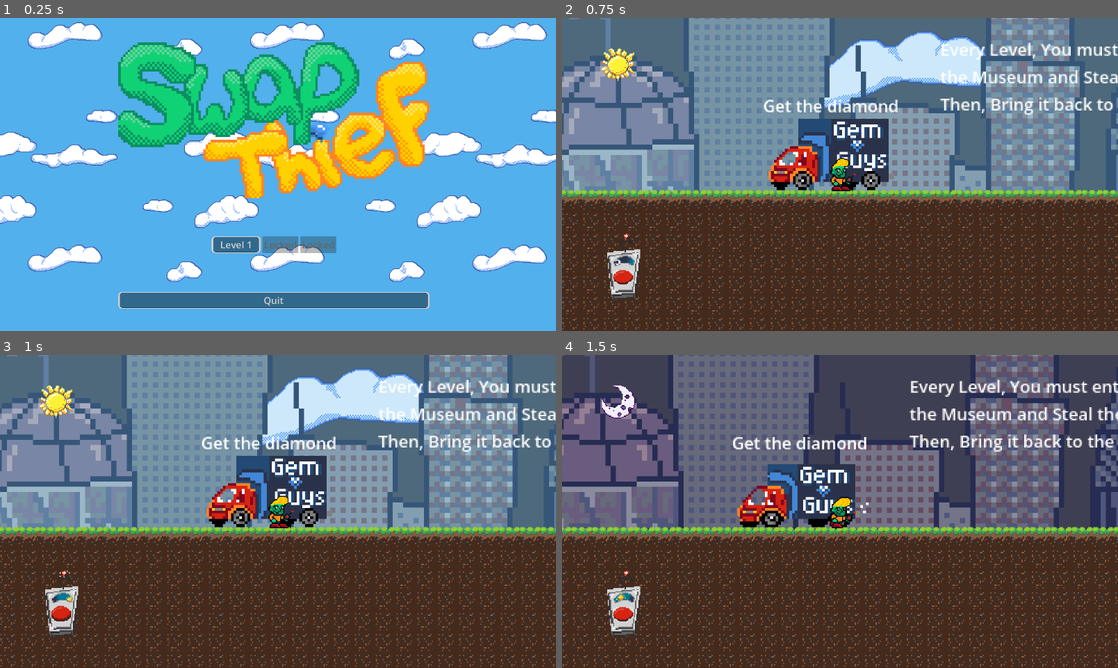
Above: before the commit, frames 1-4 (two rows, left to right).
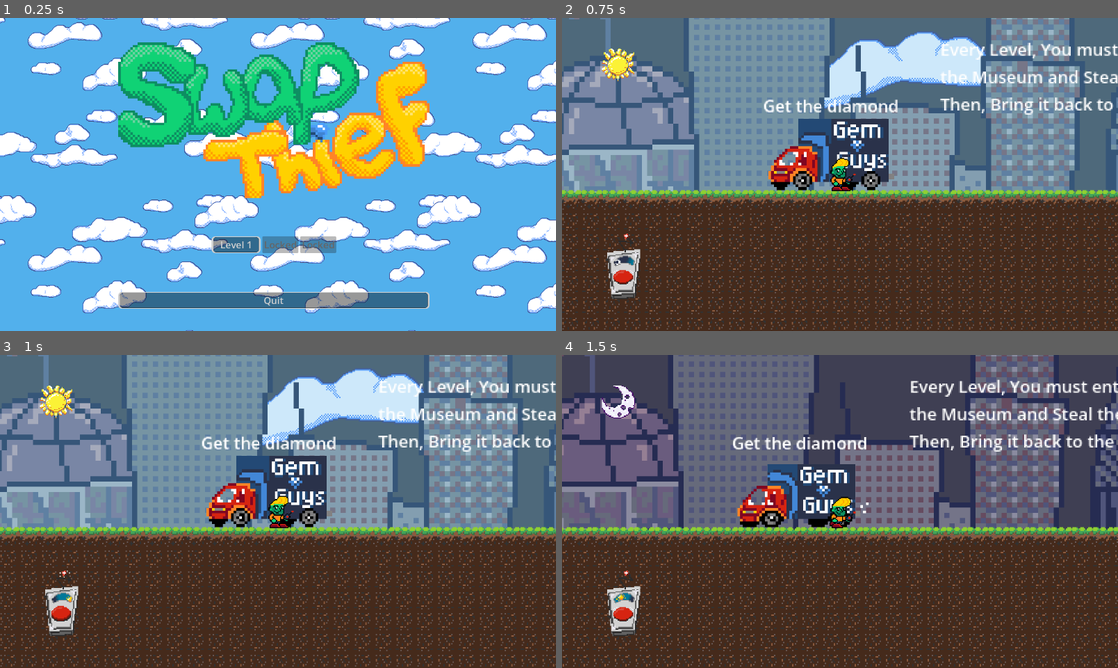
Above: after the commit, the same moments.

Repository: noble-squared/Colorado-Game-Jam
Game: Godot game, scene res://Scenes/main_menu.tscn
The game is run twice, just before and just after one commit, with the same random seed, the same clock (stepped at 60 frames per second) and the same inputs.
Inputs:
- Up to frame 1 (0.25 s): no input
- Up to frame 2 (0.75 s): click "Level 1" at 0.5 s
- Up to frame 3 (1 s): no input
- Up to frame 4 (1.5 s): hold D (Right) from 1.28 s (still down); tap Space (SwapTime) at 1.35 s

The runs differ from the first frame. In frame 1, 8.8% of the frame differs, in the area x 0-100%, y 0-100%; in frame 2, nothing differs; in frame 3, nothing differs; in frame 4, nothing differs.

Commit message:
Fixed bug where you could swap time in the menu

Diff:
--- a/Scenes/main_menu.tscn
+++ b/Scenes/main_menu.tscn
@@ -4,7 +4,6 @@
 [ext_resource type="Theme" uid="uid://c0s2fsegqevro" path="res://assets/themes/game_over_theme.tres" id="1_opfnp"]
 [ext_resource type="PackedScene" uid="uid://dadso51vpxcwh" path="res://Scenes/buttons/level_select_button.tscn" id="2_1ehe0"]
 [ext_resource type="Texture2D" uid="uid://blxmxd040i82o" path="res://assets/art/Title-frame0.png" id="2_ce3w2"]
-[ext_resource type="PackedScene" uid="uid://dv07s1xjqy0p7" path="res://Scenes/CloudBackdrop.tscn" id="2_n45e2"]
 [ext_resource type="PackedScene" uid="uid://c2qh6v3t7l755" path="res://Scenes/buttons/quit_button.tscn" id="3_ce3w2"]
 [ext_resource type="PackedScene" uid="uid://cp0id6bncmy0u" path="res://Scenes/CloudBackdrop.tscn" id="5_n45e2"]
 
@@ -29,7 +28,7 @@
 grow_vertical = 2
 color = Color(0.32156864, 0.6901961, 0.9254902, 1)
 
-[node name="CloudBackdrop" parent="." unique_id=47429626 instance=ExtResource("2_n45e2")]
+[node name="CloudBackdrop" parent="." unique_id=47429626 instance=ExtResource("5_n45e2")]
 position = Vector2(13, 670)
 
 [node name="VBoxContainer" type="VBoxContainer" parent="." unique_id=2020027676]
@@ -88,5 +87,5 @@
 [node name="QuitButton" parent="VBoxContainer" unique_id=435335843 instance=ExtResource("3_ce3w2")]
 layout_mode = 2
 
-[node name="CloudBackdrop" parent="." unique_id=47429626 instance=ExtResource("5_n45e2")]
+[node name="CloudBackdrop2" parent="." unique_id=20149839 instance=ExtResource("5_n45e2")]
 position = Vector2(271, 474)
--- a/Scripts/Globals.gd
+++ b/Scripts/Globals.gd
@@ -34,6 +34,7 @@
 var current_state
 var times_swapped: int = 0
 var clickSFX: AudioStreamPlayer2D
+var swappingDisabled: bool = false
 
 signal NightSwapped
 signal DaySwapped
@@ -67,7 +68,7 @@
 
 # Called every frame. 'delta' is the elapsed time since the previous frame.
 func _process(_delta: float) -> void:
-	if Input.is_action_just_pressed("SwapTime"):
+	if Input.is_action_just_pressed("SwapTime") and not swappingDisabled:
 		swapState()
 
 func next_level():
--- a/Scripts/game.gd
+++ b/Scripts/game.gd
@@ -7,6 +7,7 @@
 
 # Called when the node enters the scene tree for the first time.
 func _ready() -> void:
+	Globals.swappingDisabled = false
 	Globals.connect("DaySwapped", _on_day_swapped)
 	Globals.connect("NightSwapped", _on_night_swapped)
 	Globals.setDayNight(Globals.States.DAY)
--- a/Scripts/main_menu.gd
+++ b/Scripts/main_menu.gd
@@ -3,6 +3,7 @@
 
 # Called when the node enters the scene tree for the first time.
 func _ready() -> void:
+	Globals.swappingDisabled = true
 	Globals.loadGame()
 	Globals.playMusic("main")
 	pass # Replace with function body.
